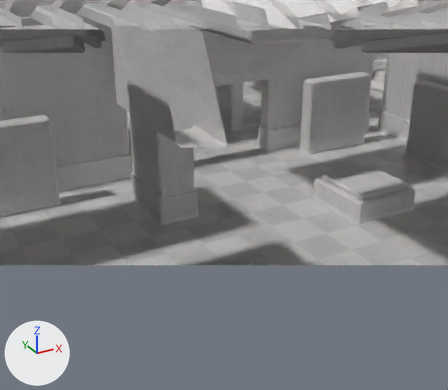
What one commit did to the Blender file Assets/MuseumBase/SCN_Museum.blend.
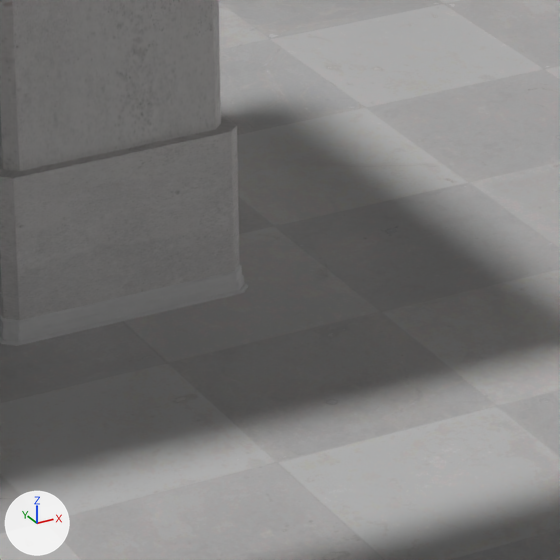
Each version appears first from a 50 mm camera at (-12.29, -24.31, 14.53) aimed at (1.13, 0.1, 2.33), and next in a close-up on the part from 36% to 55% of the width and 44% to 67% of the height. The lights are fixed; the arrows at lower left show +X, +Y and +Z. The first two pictures are the older version. Everything nearer to the camera than a plane just in front of the edit is cut away.

In view in the first close-up: 'MSH_DIV_C', 'MSH_Floor', 'MSH_Mould.026'.
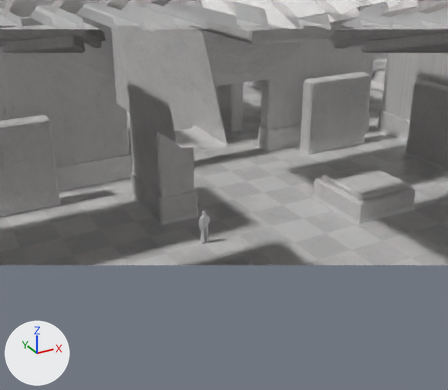
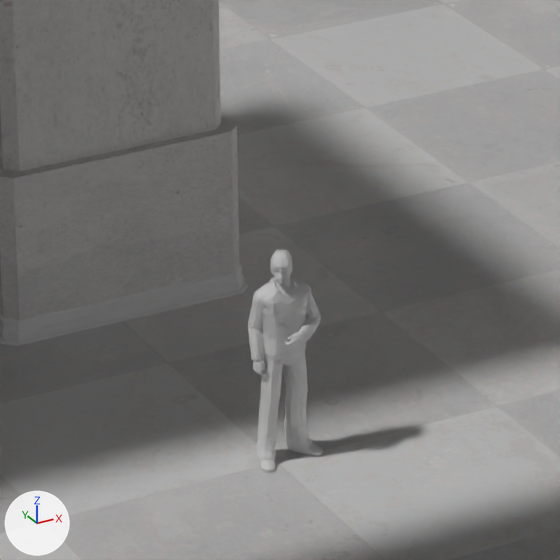
Commit message: safety checks on

Pixel boxes (x1, y1, x2, y2) of what changed, in the close-ups (560 x 560 px):
'MSH_Man_1M', added: after (248, 250, 322, 473)

The change in detail:
Object 'MSH_Man_1M' (ob_msh_man_1m) is new; it shows a copy of the mesh of ob_msh_man_1m.
Its location is (0.0, 0.0, 0.0).
Its scale is (1.8, 1.8, 1.8).
